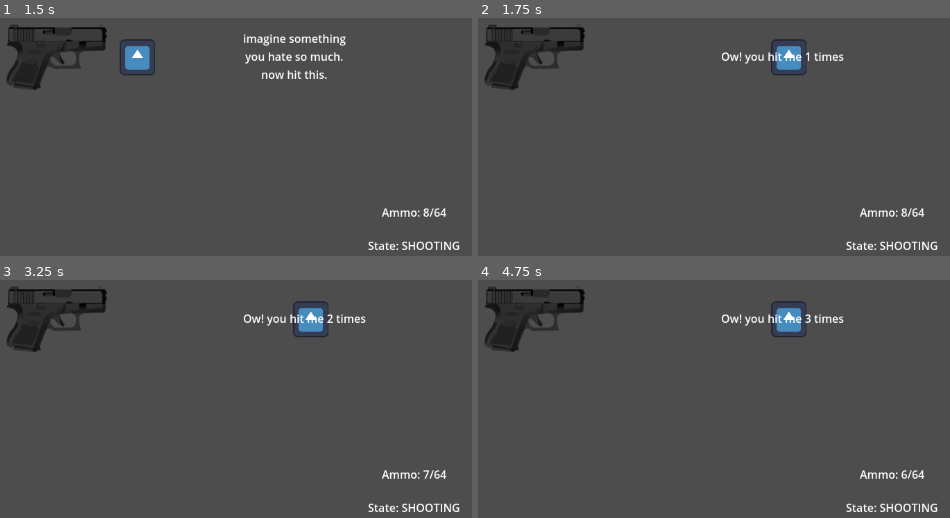
Above: before the commit, frames 1-4 (two rows, left to right).
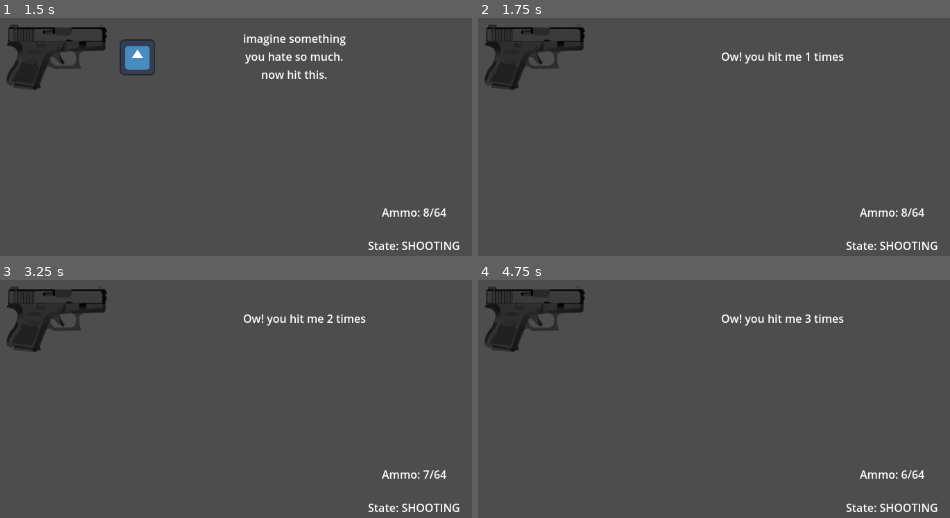
Above: after the commit, the same moments.

Repository: Sparrowworks/Vanguard
Game: Godot game, scene res://test_scene/test_ranged/test_ranged.tscn
The game is run twice, just before and just after one commit, with the same random seed, the same clock (stepped at 60 frames per second) and the same inputs. This scene is started directly instead of the project's main scene. The engine's default icon, where the game draws it, is replaced by a stand-in: a white triangle on a blue panel in a dark square.
Inputs (mouse positions are in pixels of both pictures, inside the frame that each line leads up to):
- Up to frame 1 (1.5 s): tap Enter at 0.5 s; move the mouse to (250, 29) at 0.52 s; tap E (equip) at 0.6 s; tap Space at 1.25 s; move the mouse to (outside the picture) at 1.27 s; click (outside the picture) at 1.35 s
- Up to frame 2 (1.75 s): no input
- Up to frame 3 (3.25 s): move the mouse to (outside the picture) at 2.02 s; tap E (equip) at 2.1 s; tap Enter at 2.75 s; move the mouse to (33, 403) at 2.77 s; click (33, 403) at 2.85 s
- Up to frame 4 (4.75 s): move the mouse to (789, 382) at 3.52 s; tap E (equip) at 3.6 s; tap Space at 4.25 s; move the mouse to (outside the picture) at 4.27 s; click (outside the picture) at 4.35 s

Frame 1 is identical in both runs. In frame 2, 0.7% of the frame differs, in the area x 62-70%, y 8-24%; in frame 3, 0.7%; in frame 4, 0.7%.

Commit message:
Hurtbox destroys projectiles

Diff:
--- a/blueprints/hurtbox/hurtbox.gd
+++ b/blueprints/hurtbox/hurtbox.gd
@@ -24,3 +24,7 @@
 
 	if owner.has_method("take_damage"):
 		owner.take_damage()
+
+# Seems random yes, but the only "hitbox" here with a timer is a projectile
+		if hitbox.has_node("./Timer"):
+			hitbox.queue_free()
